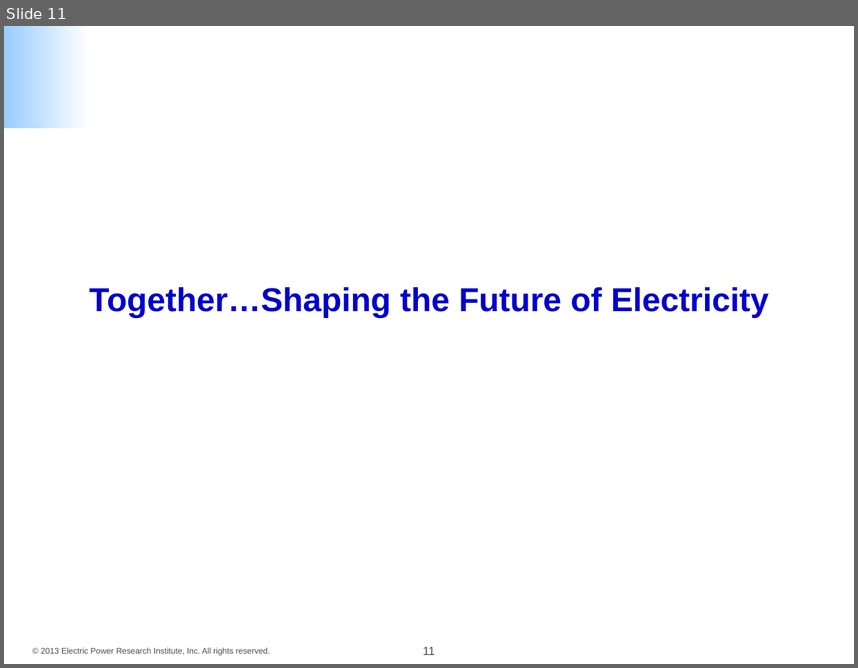
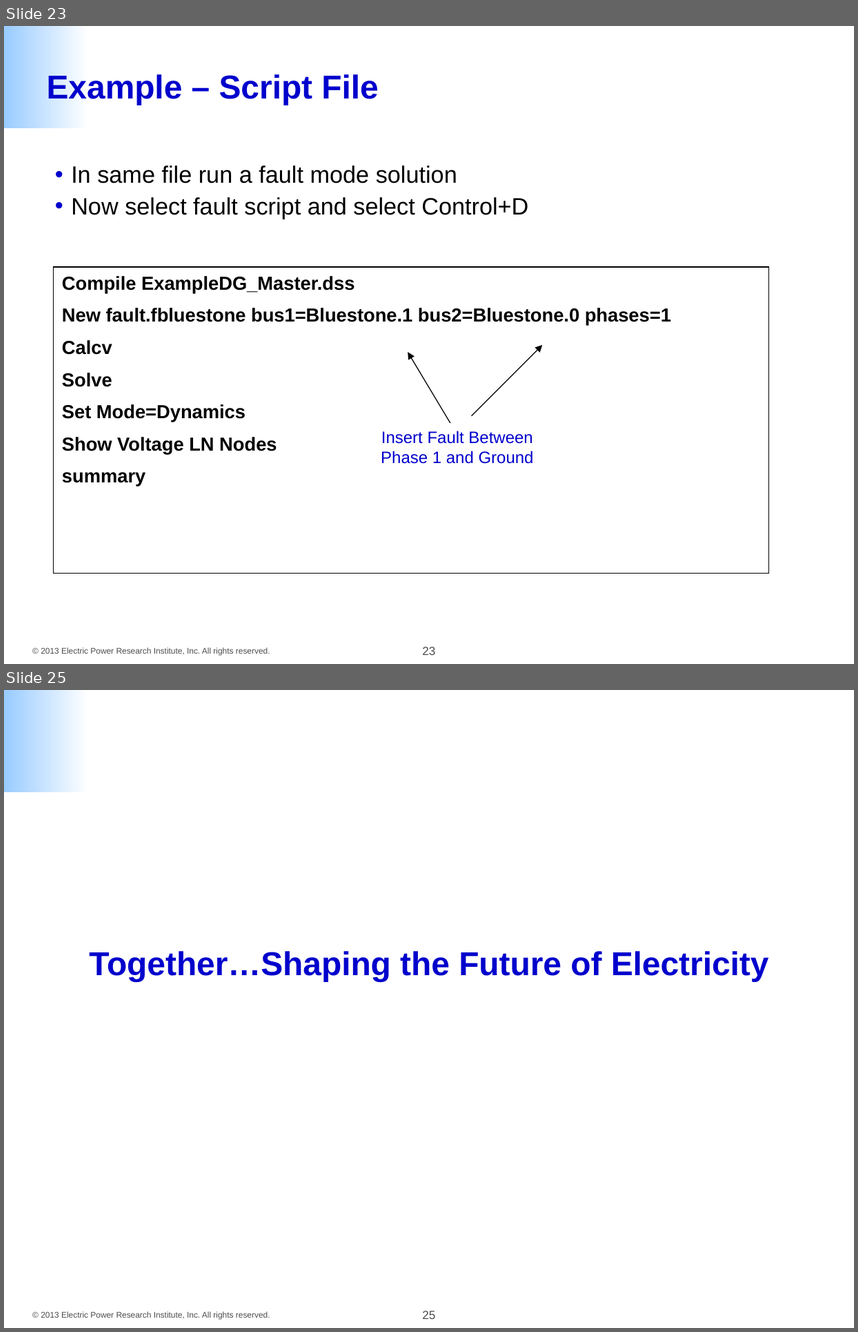
Before and after one commit to dss-extensions/opendss-svn-mirror, a slide deck: trunk/Training/OpenDSS Example Scripts.pptx. Shown one above the other, each under a label of ours: slide 11 before the commit, slides 23 and 25 after it; the slides between them are not shown. The pictures are 858x668 and 858x1332 pixels, drawn with LibreOffice and Linux fonts; fonts in the diff are those of the drawing; background and template pictures are left out. Boxes give left, top, right and bottom in pixels: in the first picture for what was removed or moved away, otherwise in the second. Text is boxed around its words. In the diff, an @@ line names an element or a change of style, - is before the commit and + after.

Commit message:
Update to Bob's example scripts ppt file.

```diff
--- a/trunk/Training/OpenDSS Example Scripts.pptx
+++ b/trunk/Training/OpenDSS Example Scripts.pptx
@@ slide 23 added at (4,26,854,664), background #FFFFFF; not listed: 3 template elements that a slide beside it also shows @@
@@ title added at (47,74,378,105), 28 pt, text #0000CC, bold @@
+Example – Script File
@@ text added at (71,165,528,219), 20 pt, text #000000 @@
+• In same file run a fault mode solution
+• Now select fault script and select Control+D
@@ rectangle added at (53,267,769,572), outline #000000 0.75 pt, 16 pt, text #000000, bold @@
+Compile ExampleDG_Master.dss
+New fault.fbluestone bus1=Bluestone.1 bus2=Bluestone.0 phases=1
+Calcv
+Solve
+Set Mode=Dynamics
+Show Voltage LN Nodes
+summary
@@ arrow added from (450, 423) to (408, 352), #000000 0.75 pt @@
@@ arrow added from (472, 415) to (542, 345), #000000 0.75 pt @@
@@ text added at (381,430,534,463), 14 pt, text #0000CC @@
+Insert Fault Between Phase 1 and Ground
@@ what was slide 11 is now slide 25 @@
@@ page number at (422,1310,435,1319): text changed @@
-11
+25
```
Also in this commit, not shown: 1 slide changed, 13 other slides added.
